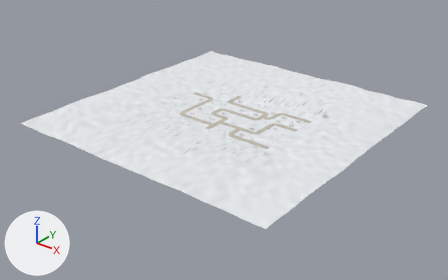
A saved change to the glTF model assets/models/level_4_terrain.glb.
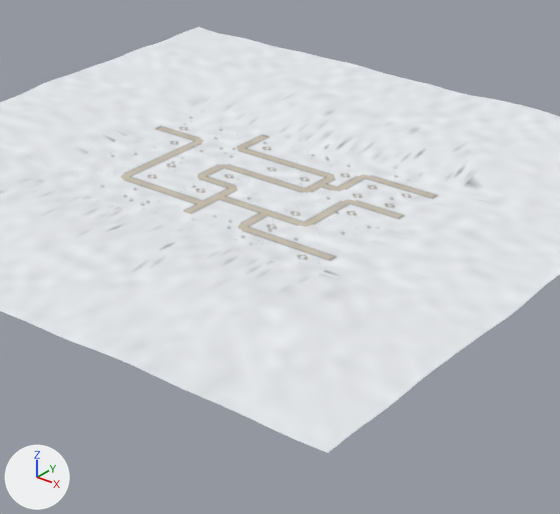
Each version appears first whole from a 50 mm lens placed at (111.7, -143.0, 79.5), pointed at (0.5, -4.1, -6.6), and next in a close-up on the part from 29% to 81% of the width and 14% to 91% of the height. Arrows for +X, +Y and +Z are at lower left; the lights stay in place. The first two pictures are the older version. Objects named as collision shapes, trigger or cutter boxes, shadow casters or lower levels of detail are left out. Where no turn or scale is listed for an object, it has been applied to the vertices. Vertices at exactly the same position are counted once.

Objects in the first close-up: 'Terrain' and 4 more.
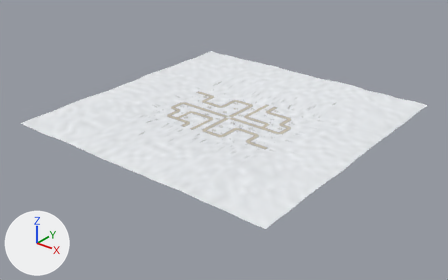
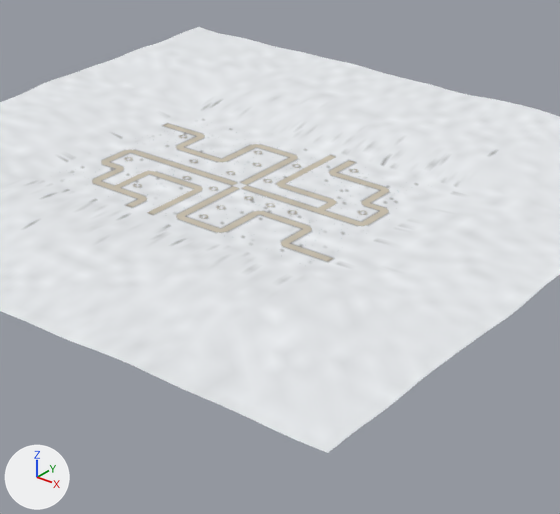
The edits, one by one:
me_terrain_003 is used by ob_terrain; location (0.0, 0.0, 0.0).
me_terrain_003 had 14219 vertices, 27132 faces and spanned x -46.0..46.0, y -46.0..46.0, z 0.0..1.3.
me_terrain_003 now has 15514 vertices, 29340 faces and spans x -46.0..46.0, y -46.0..46.0, z 0.0..1.3.
me_terrain_003 part 1: a new loose piece of 427 vertices spanning x -13.0..-2.8, y -15.2..-4.4, z 0.0, in mat_tg_palette.
me_terrain_003 part 2: 633 vertices moved from x -18.5..21.7, y -11.6..14.7, z 0.0 to x -15.6..20.6, y -14.1..13.0, z 0.0; 2064 vertices removed from x -22.2..22.2, y -11.9..15.2, z 0.0; 2932 vertices added at x -22.2..22.2, y -15.2..15.2, z 0.0.
me_terrain_003 part 3: 7565 kept faces spanning x -30.0..36.0, y -30.0..30.0, z 0.0..1.2 get new vertex colours.

Location of each change, (x1, y1, x2, y2) in pixels of the close-ups (560 x 514 px; the box of a moved part takes in the faces that stretch with it):
part 1 of me_terrain_003, added
    after: (115, 171, 203, 215)
part 2 of me_terrain_003, moved or reshaped
    before: (121, 127, 437, 259)
    after: (92, 124, 389, 261)
part 3 of me_terrain_003, recoloured
    both: (0, 94, 500, 291)
